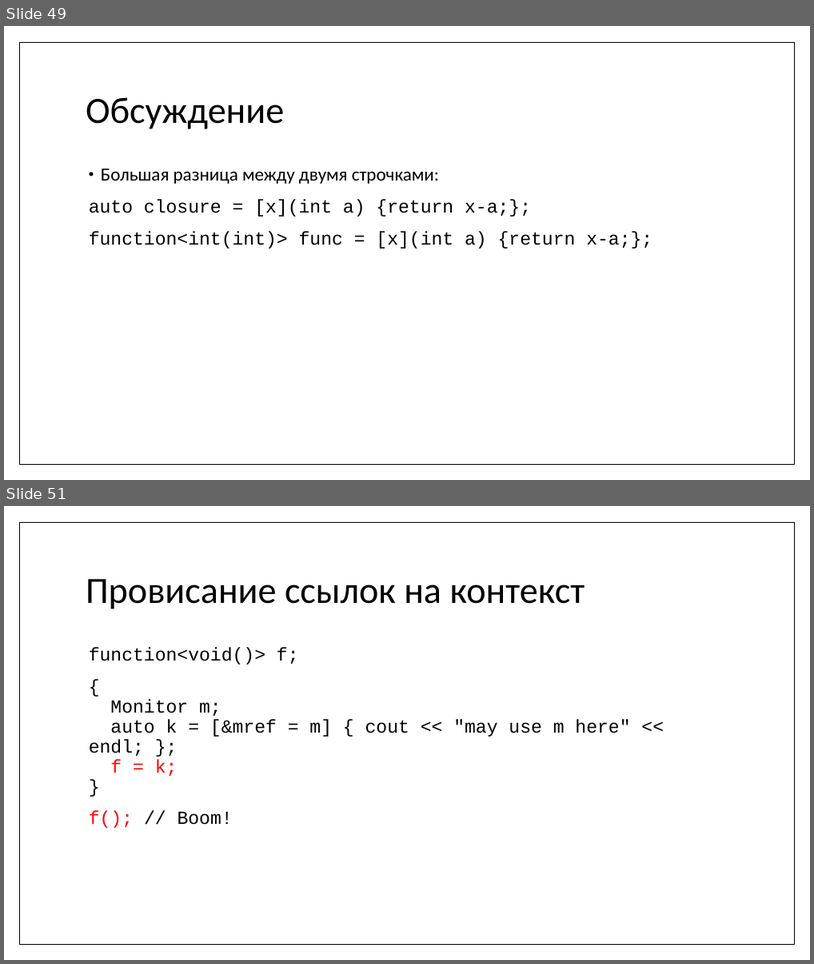
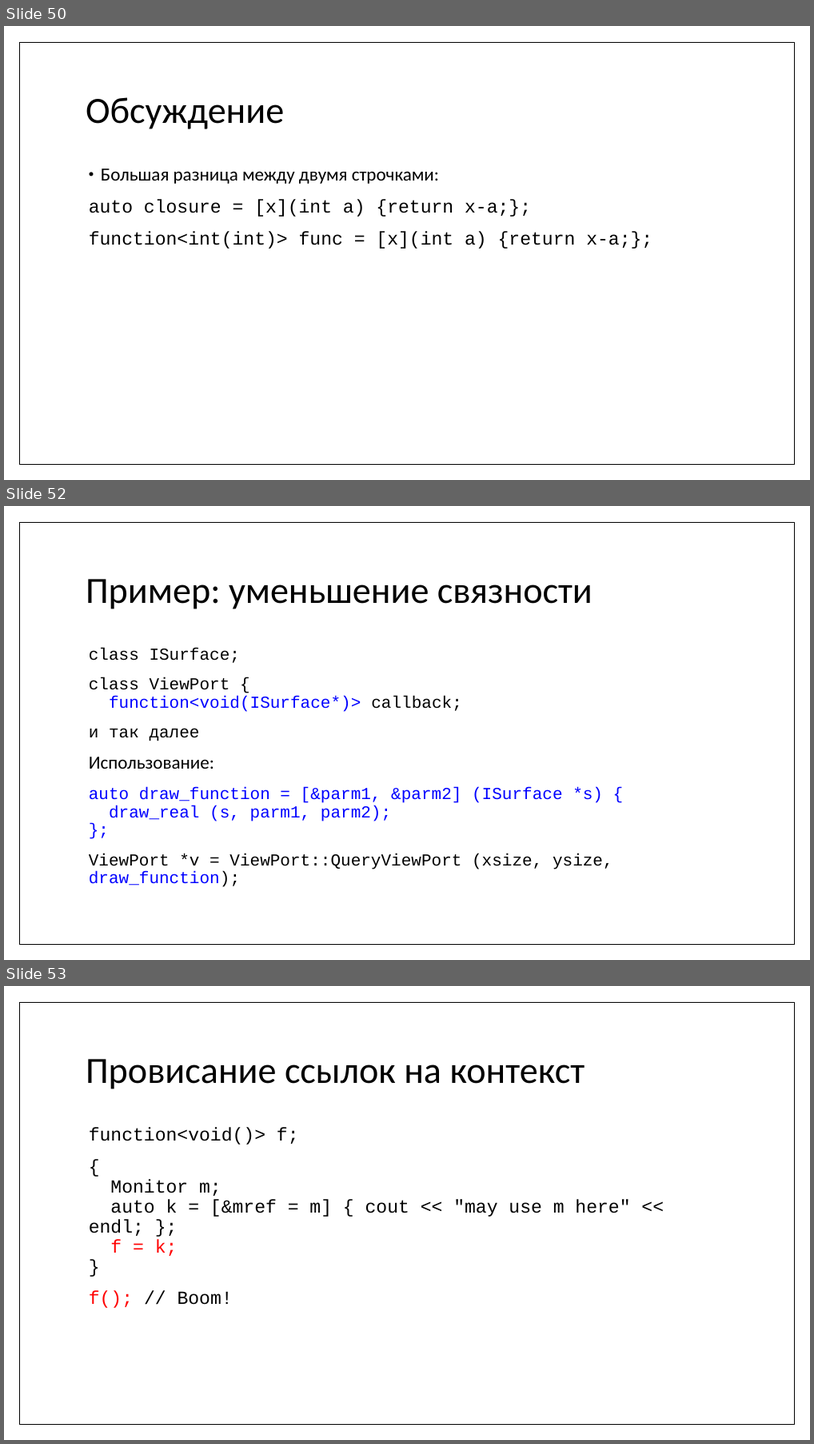
Before and after one commit to MIPT-ILab/cpp-lects-rus, a slide deck: slides/lec2-7-lambdas.pptx. Shown one above the other, each under a label of ours: slides 49 and 51 before the commit, slides 50, 52 and 53 after it; the slides between them are not shown. The pictures are 814x964 and 814x1444 pixels, drawn with LibreOffice and Linux fonts; fonts in the diff are those of the drawing. Boxes give left, top, right and bottom in pixels: in the first picture for what was removed or moved away, otherwise in the second. Text is boxed around its words. In the diff, an @@ line names an element or a change of style, - is before the commit and + after.

```diff
--- a/slides/lec2-7-lambdas.pptx
+++ b/slides/lec2-7-lambdas.pptx
@@ slide 52 added at <box>4,506,810,960</box>, background #FFFFFF; not listed: 1 template element that a slide beside it also shows @@
@@ title added at <box>86,579,593,609</box>, 44 pt, text #000000 @@
+Пример: уменьшение связности
@@ text added at <box>89,648,614,887</box>, 20 pt, text #0000FF @@
+class ISurface;
+class ViewPort {
+function<void(ISurface*)> callback;
+и так далее
+Использование:
+auto draw_function = [&parm1, &parm2] (ISurface *s) {
+draw_real (s, parm1, parm2);
+};
+ViewPort *v = ViewPort::QueryViewPort (xsize, ysize, draw_function);
@@ what was slide 49 is now slide 50 @@
@@ what was slide 51 is now slide 53 @@
```
Also in this commit, not shown: 6 slides changed, 9 other slides added, 10 other files.
